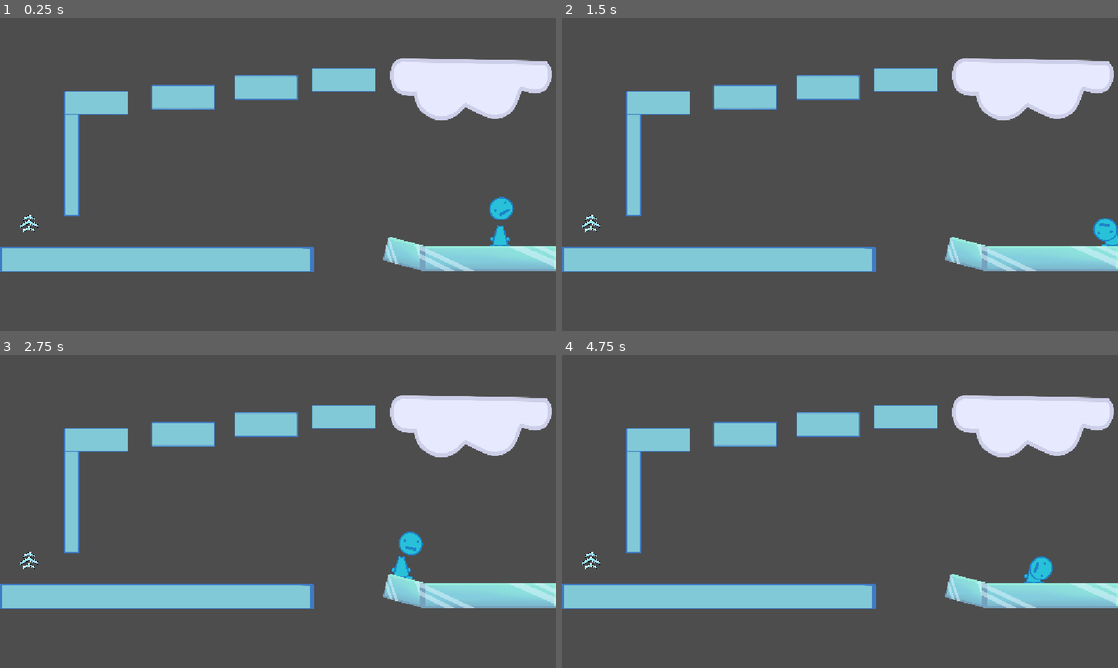
Above: before the commit, frames 1-4 (two rows, left to right).
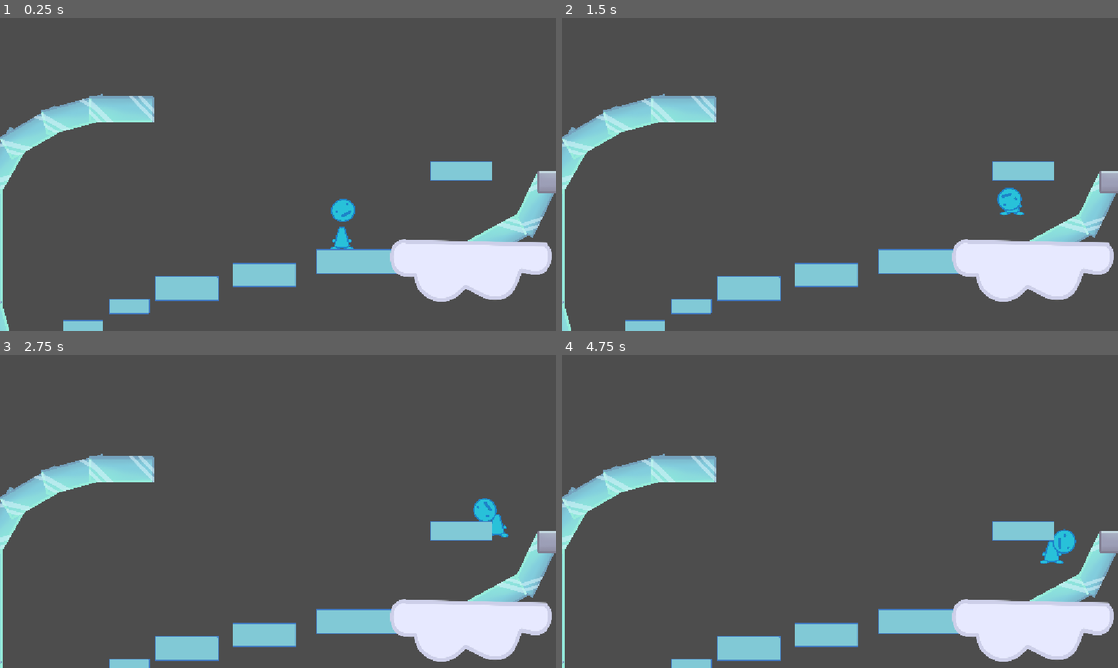
Above: after the commit, the same moments.

Repository: average4136/head-over-heels-game
Game: Godot game, scene res://Scenes/Level scenes/ice_section.tscn
The game is run twice, just before and just after one commit, with the same random seed, the same clock (stepped at 60 frames per second) and the same inputs. This scene is started directly instead of the project's main scene.
Inputs:
- Up to frame 1 (0.25 s): no input
- Up to frame 2 (1.5 s): tap Enter (ui_accept) at 0.5 s; hold D (move_right) from 0.53 s (still down); tap Space (jump) at 0.77 s
- Up to frame 3 (2.75 s): tap Space (jump) at 1.52 s; release D (move_right) at 2.03 s; hold A (move_left) from 2.03 s (still down)
- Up to frame 4 (4.75 s): release A (move_left) at 2.78 s; hold D (move_right) 2.78-4.28 s; tap Space (jump) at 3.02, 3.77, 4.52 s; hold A (move_left) from 4.28 s (still down)

The runs differ from the first frame. In frame 1, 25% of the frame differs, in the area x 0-100%, y 12-100%; in frame 2, 25%; in frame 3, 27%; in frame 4, 27%.

Commit message:
first section of ice level implemeneted and playtested

Diff:
--- a/Scenes/Level scenes/ice_section.tscn
+++ b/Scenes/Level scenes/ice_section.tscn
@@ -4,7 +4,7 @@
 [ext_resource type="PackedScene" uid="uid://bxxdsh4xifwoa" path="res://Scenes/Entities/Guy.tscn" id="2_7d2j5"]
 [ext_resource type="PackedScene" uid="uid://0djhqq0lcepc" path="res://Scenes/Objects/cloud_block.tscn" id="3_7d2j5"]
 [ext_resource type="PackedScene" uid="uid://dqyftoe55durm" path="res://Scenes/Objects/ice_block.tscn" id="4_k0s5y"]
-[ext_resource type="PackedScene" uid="uid://ysms78opj7fm" path="res://Scenes/Objects/launch_booster.tscn" id="5_oskd4"]
+[ext_resource type="PackedScene" uid="uid://bqg68mukgpldk" path="res://Scenes/Objects/stone_platform.tscn" id="4_oskd4"]
 
 [sub_resource type="WorldBoundaryShape2D" id="WorldBoundaryShape2D_k0s5y"]
 
@@ -26,16 +26,8 @@
 [node name="CollisionShape2D" type="CollisionShape2D" parent="right wall" unique_id=588323181]
 shape = SubResource("WorldBoundaryShape2D_oskd4")
 
-[node name="Blue_block" parent="." unique_id=602105709 instance=ExtResource("1_i0ptw")]
-position = Vector2(-504, 56)
-scale = Vector2(4.960001, 1)
-
 [node name="Guy" parent="." unique_id=1796156875 instance=ExtResource("2_7d2j5")]
-position = Vector2(920, -16)
-
-[node name="Cloud block" parent="." unique_id=532234708 instance=ExtResource("3_7d2j5")]
-position = Vector2(791.99994, -640)
-scale = Vector2(2.5910778, 2.5910778)
+position = Vector2(264, -768)
 
 [node name="StaticBody2D" parent="." unique_id=1447629716 instance=ExtResource("4_k0s5y")]
 position = Vector2(479.99997, 15.999993)
@@ -46,22 +38,104 @@
 position = Vector2(704, 48.000004)
 scale = Vector2(11.240002, 5.12)
 
-[node name="Launch booster" parent="." unique_id=1384817862 instance=ExtResource("5_oskd4")]
-position = Vector2(-1032.0001, -96)
-
 [node name="Blue_block2" parent="." unique_id=1246383732 instance=ExtResource("1_i0ptw")]
-position = Vector2(-856, -384)
-rotation = 1.5707964
-scale = Vector2(1.9600003, 0.6)
-
-[node name="Blue_block3" parent="." unique_id=351789983 instance=ExtResource("1_i0ptw")]
-position = Vector2(-752, -592)
+position = Vector2(-808, -416.00003)
+scale = Vector2(0.63516, 0.6)
 
 [node name="Blue_block4" parent="." unique_id=23454002 instance=ExtResource("1_i0ptw")]
-position = Vector2(-392, -616)
+position = Vector2(-376, -576)
 
 [node name="Blue_block5" parent="." unique_id=223574707 instance=ExtResource("1_i0ptw")]
-position = Vector2(-48, -656)
+position = Vector2(-56, -632)
 
 [node name="Blue_block6" parent="." unique_id=1384170651 instance=ExtResource("1_i0ptw")]
-position = Vector2(272, -688)
+position = Vector2(328, -688)
+scale = Vector2(1.2800006, 1)
+
+[node name="StaticBody2D3" parent="." unique_id=1413809715 instance=ExtResource("4_k0s5y")]
+position = Vector2(-918.99994, 57.000004)
+scale = Vector2(22.720001, 5)
+
+[node name="StaticBody2D4" parent="." unique_id=1767213189 instance=ExtResource("4_k0s5y")]
+position = Vector2(-1190, -825)
+rotation = 1.5707964
+scale = Vector2(22.720001, 5)
+
+[node name="StaticBody2D9" parent="." unique_id=1488552054 instance=ExtResource("4_k0s5y")]
+position = Vector2(-918.99994, 57.000004)
+scale = Vector2(22.720001, 5)
+
+[node name="StaticBody2D10" parent="." unique_id=2127219765 instance=ExtResource("4_k0s5y")]
+position = Vector2(-1190, -825)
+rotation = 1.5707964
+scale = Vector2(22.720001, 5)
+
+[node name="StaticBody2D15" parent="." unique_id=2142455854 instance=ExtResource("4_k0s5y")]
+position = Vector2(-1176, -431.99997)
+rotation = 1.3089969
+scale = Vector2(8.68077, 5.239567)
+
+[node name="StaticBody2D5" parent="." unique_id=1982382064 instance=ExtResource("4_k0s5y")]
+position = Vector2(1032, -856.00006)
+rotation = -1.118756
+
+[node name="Stone platform4" parent="." unique_id=107939614 instance=ExtResource("4_oskd4")]
+position = Vector2(1080, -1064)
+scale = Vector2(0.5, 0.5)
+
+[node name="StaticBody2D6" parent="." unique_id=100221925 instance=ExtResource("4_k0s5y")]
+position = Vector2(832, -743.99994)
+rotation = -0.49741888
+
+[node name="Cloud block" parent="." unique_id=532234708 instance=ExtResource("3_7d2j5")]
+position = Vector2(792, -640)
+scale = Vector2(2.5910778, 2.591078)
+
+[node name="half-pipe" type="Node2D" parent="." unique_id=195263425]
+
+[node name="StaticBody2D12" parent="half-pipe" unique_id=128638646 instance=ExtResource("4_k0s5y")]
+position = Vector2(-1092, -1177.0001)
+rotation = 2.0943952
+scale = Vector2(5.239565, 5.239565)
+
+[node name="StaticBody2D13" parent="half-pipe" unique_id=1748724303 instance=ExtResource("4_k0s5y")]
+position = Vector2(-943.9999, -1264.9999)
+rotation = 2.6179938
+scale = Vector2(5.239565, 5.239565)
+
+[node name="StaticBody2D14" parent="half-pipe" unique_id=1807697188 instance=ExtResource("4_k0s5y")]
+position = Vector2(-763.00006, -1319)
+rotation = 2.8797934
+scale = Vector2(5.239565, 5.239565)
+
+[node name="StaticBody2D15" parent="half-pipe" unique_id=1404031372 instance=ExtResource("4_k0s5y")]
+position = Vector2(-568, -1321.0001)
+rotation = -3.1415925
+scale = Vector2(5.239565, 5.239565)
+
+[node name="half-pipe2" type="Node2D" parent="." unique_id=1292036042]
+position = Vector2(-1173.0002, -277)
+rotation = -1.5132004
+
+[node name="StaticBody2D15" parent="half-pipe2" unique_id=1932960133 instance=ExtResource("4_k0s5y")]
+position = Vector2(-293.62143, 414.58978)
+rotation = 1.5707964
+scale = Vector2(8.68077, 5.239567)
+
+[node name="StaticBody2D12" parent="half-pipe2" unique_id=823438843 instance=ExtResource("4_k0s5y")]
+position = Vector2(-270.4242, 260.99976)
+rotation = 1.8325958
+scale = Vector2(5.239565, 5.239565)
+
+[node name="StaticBody2D13" parent="half-pipe2" unique_id=182698041 instance=ExtResource("4_k0s5y")]
+position = Vector2(-158.91243, 110.33087)
+rotation = 2.3561945
+scale = Vector2(5.5971236, 5.239565)
+
+[node name="Blue_block3" parent="." unique_id=602105709 instance=ExtResource("1_i0ptw")]
+position = Vector2(760, -1064)
+scale = Vector2(0.9723535, 0.82164687)
+
+[node name="Blue_block7" parent="." unique_id=87445004 instance=ExtResource("1_i0ptw")]
+position = Vector2(-616, -504)
+scale = Vector2(0.63516, 0.6)
--- a/Scenes/Objects/launch_booster.tscn
+++ b/Scenes/Objects/launch_booster.tscn
@@ -4,15 +4,14 @@
 [ext_resource type="Texture2D" uid="uid://cm210lvxy15sp" path="res://Assets/Boost Sprites/jumppad-basic.png" id="2_1j5go"]
 
 [sub_resource type="CapsuleShape2D" id="CapsuleShape2D_fa70v"]
-radius = 8.0
-height = 32.0
+radius = 11.599999
+height = 30.5
 
 [node name="Launch booster" type="Node2D" unique_id=1384817862]
-scale = Vector2(5, 5)
+scale = Vector2(8, 8)
 
 [node name="Area2D" type="Area2D" parent="." unique_id=80789037]
 script = ExtResource("1_dfcjj")
-launch_force = 5000.0
 
 [node name="CollisionShape2D" type="CollisionShape2D" parent="Area2D" unique_id=1212694998]
 shape = SubResource("CapsuleShape2D_fa70v")
--- a/Scripts/launch_pad.gd
+++ b/Scripts/launch_pad.gd
@@ -1,6 +1,6 @@
 extends Area2D
 
-@export var launch_force: float = 1500.0
+@export var launch_force: float = 5000.0
 
 
 func _ready() -> void:
